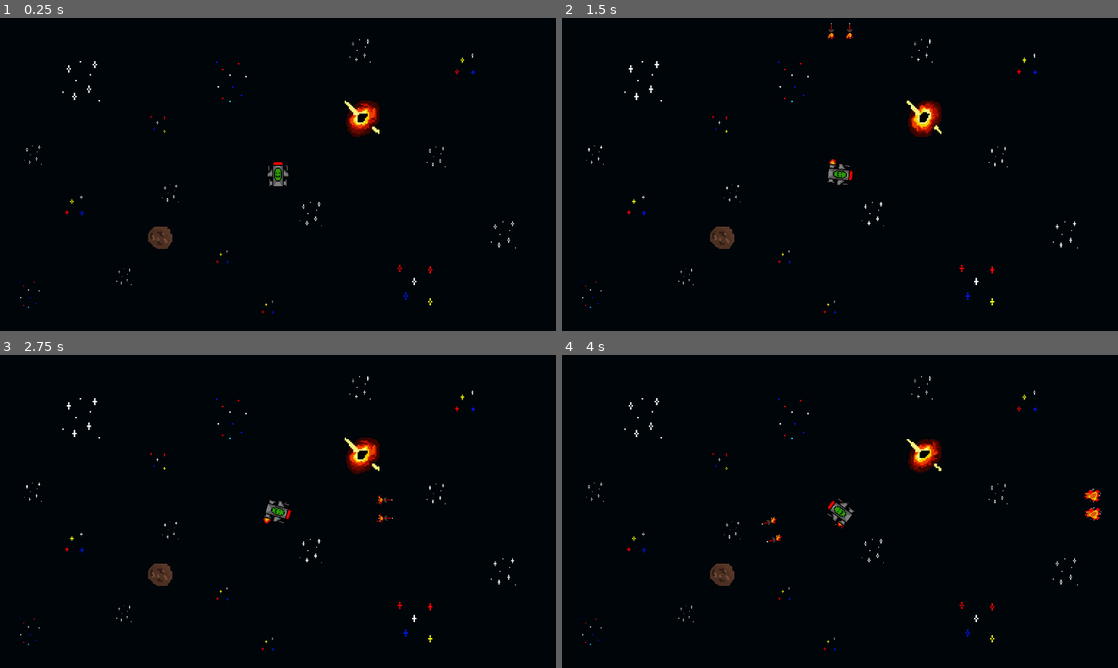
Above: before the commit, frames 1-4 (two rows, left to right).
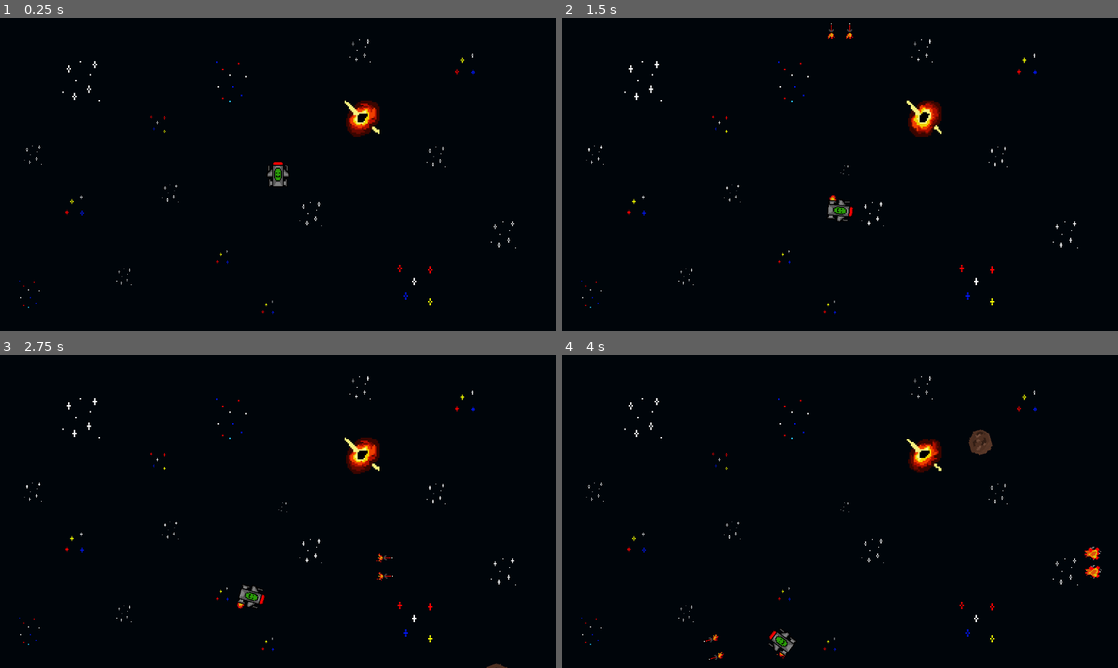
Above: after the commit, the same moments.

Repository: htoo-aung/Asteroids
Game: Godot game, scene res://scenes/main.tscn
The game is run twice, just before and just after one commit, with the same random seed, the same clock (stepped at 60 frames per second) and the same inputs.
Inputs:
- Up to frame 1 (0.25 s): no input
- Up to frame 2 (1.5 s): tap Enter at 0.5 s; hold D (rotate_right) 0.53-1.28 s; hold Space (shoot) 0.53-1.28 s; hold A (rotate_left) from 1.28 s (still down); tap Space (shoot) at 1.35 s
- Up to frame 3 (2.75 s): release A (rotate_left) at 2.03 s; hold D (rotate_right) from 2.03 s (still down); hold Space (shoot) from 2.03 s (still down)
- Up to frame 4 (4 s): release Space (shoot) at 2.78 s; tap Space (shoot) at 2.85 s; release D (rotate_right) at 3.53 s; hold A (rotate_left) from 3.53 s (still down); hold Space (shoot) from 3.53 s (still down)

The runs differ from the first frame. In frame 1, 0.3% of the frame differs, in the area x 26-31%, y 66-74%; in frame 2, 0.6%; in frame 3, 0.8%; in frame 4, 1.3%, in the area x 25-98%, y 23-98%.

Commit message:
created an asteroid spawner

Diff:
--- a/scenes/asteroid.tscn
+++ b/scenes/asteroid.tscn
@@ -61,6 +61,27 @@
 [sub_resource type="CircleShape2D" id="CircleShape2D_22h4a"]
 radius = 13.0
 
+[sub_resource type="GDScript" id="GDScript_vqyi8"]
+script/source = "extends Area2D
+
+
+# Called when the node enters the scene tree for the first time.
+func _ready() -> void:
+	pass # Replace with function body.
+
+
+# Called every frame. 'delta' is the elapsed time since the previous frame.
+func _process(delta: float) -> void:
+	pass
+
+
+func _on_body_entered(body: Node2D) -> void:
+	body.damage_taken()
+"
+
+[sub_resource type="CircleShape2D" id="CircleShape2D_0djh4"]
+radius = 33.0151
+
 [node name="Asteroid" type="RigidBody2D"]
 collision_layer = 2
 gravity_scale = 0.0
@@ -78,3 +99,11 @@
 shape = SubResource("CircleShape2D_22h4a")
 
 [node name="AudioStreamPlayer2D" type="AudioStreamPlayer2D" parent="."]
+
+[node name="Area2D" type="Area2D" parent="."]
+script = SubResource("GDScript_vqyi8")
+
+[node name="CollisionShape2D" type="CollisionShape2D" parent="Area2D"]
+shape = SubResource("CircleShape2D_0djh4")
+
+[connection signal="body_entered" from="." to="." method="_on_body_entered"]
--- a/scenes/main.tscn
+++ b/scenes/main.tscn
@@ -1,6 +1,7 @@
-[gd_scene load_steps=18 format=3 uid="uid://b3vg3a1qdxhdt"]
+[gd_scene load_steps=20 format=3 uid="uid://b3vg3a1qdxhdt"]
 
 [ext_resource type="PackedScene" uid="uid://b1fgppfdgww5t" path="res://scenes/level.tscn" id="1_gedsy"]
+[ext_resource type="Script" path="res://scripts/main.gd" id="1_w2mvy"]
 [ext_resource type="PackedScene" uid="uid://brukriyo3lckw" path="res://scenes/player.tscn" id="2_m5syh"]
 [ext_resource type="Texture2D" uid="uid://bievwn5fjcer6" path="res://assets/sprites/stars.png" id="3_psbwy"]
 [ext_resource type="PackedScene" uid="uid://bkkrxhpnkcpss" path="res://scenes/asteroid.tscn" id="4_24ike"]
@@ -113,16 +114,21 @@
 "speed": 5.0
 }]
 
+[sub_resource type="Curve2D" id="Curve2D_vo2vv"]
+_data = {
+"points": PackedVector2Array(0, 0, 0, 0, -612, -363, 0, 0, 0, 0, 615, -369, 0, 0, 0, 0, 624, 352, 0, 0, 0, 0, -618, 353, 0, 0, 0, 0, -612, -363)
+}
+point_count = 5
+
 [node name="Main" type="Node2D"]
-
-[node name="Level" parent="." instance=ExtResource("1_gedsy")]
+script = ExtResource("1_w2mvy")
+asteroid_scene = ExtResource("4_24ike")
 
 [node name="Player" parent="." instance=ExtResource("2_m5syh")]
 
 [node name="Camera2D" type="Camera2D" parent="."]
 
-[node name="Asteroid" parent="." instance=ExtResource("4_24ike")]
-position = Vector2(-245, 132)
+[node name="Level" parent="Camera2D" instance=ExtResource("1_gedsy")]
 
 [node name="Background" type="Node" parent="."]
 
@@ -266,3 +272,14 @@
 sprite_frames = SubResource("SpriteFrames_edv0w")
 autoplay = "default"
 frame_progress = 0.04591
+
+[node name="AsteroidTimer" type="Timer" parent="."]
+
+[node name="AsteroidPath" type="Path2D" parent="."]
+curve = SubResource("Curve2D_vo2vv")
+
+[node name="AsteroidSpawnLocation" type="PathFollow2D" parent="AsteroidPath"]
+position = Vector2(-612, -363)
+rotation = -0.00488994
+
+[connection signal="timeout" from="AsteroidTimer" to="." method="_on_mob_timer_timeout"]
--- a/scenes/player.tscn
+++ b/scenes/player.tscn
@@ -180,10 +180,10 @@
 [node name="AnimatedSprite2D" type="AnimatedSprite2D" parent="."]
 scale = Vector2(2, 2)
 sprite_frames = SubResource("SpriteFrames_wf0si")
-animation = &"idle"
-autoplay = "idle"
-
-[node name="CollisionShape2D" type="CollisionShape2D" parent="."]
+animation = &"warp"
+autoplay = "warp"
+
+[node name="PlayerCollision" type="CollisionShape2D" parent="."]
 scale = Vector2(2, 2)
 shape = SubResource("CapsuleShape2D_cdx77")
 
@@ -199,3 +199,5 @@
 
 [node name="ShootingSFX" type="AudioStreamPlayer2D" parent="."]
 stream = ExtResource("3_3fntx")
+
+[connection signal="body_entered" from="." to="." method="_on_body_entered"]
--- a/scripts/asteroid.gd
+++ b/scripts/asteroid.gd
@@ -2,6 +2,7 @@
 
 @onready var animatedSprite: AnimatedSprite2D = $AnimatedSprite2D
 
+const PLAYER = preload("res://scenes/player.tscn")
 # Called when the node enters the scene tree for the first time.
 func _ready() -> void:
 	pass # Replace with function body.
--- /dev/null
+++ b/scripts/main.gd
@@ -0,0 +1,33 @@
+extends Node2D
+
+@export var asteroid_scene: PackedScene
+
+# Called when the node enters the scene tree for the first time.
+func _ready() -> void:
+	$AsteroidTimer.start()
+
+
+# Called every frame. 'delta' is the elapsed time since the previous frame.
+func _process(delta: float) -> void:
+	pass
+
+
+func _on_mob_timer_timeout() -> void:
+	var new_asteroid = asteroid_scene.instantiate()
+
+	var asteroid_spawn_location = $AsteroidPath/AsteroidSpawnLocation
+	asteroid_spawn_location.progress_ratio = randf()
+
+	var direction = asteroid_spawn_location.rotation + PI / 2
+	new_asteroid.position = asteroid_spawn_location.position
+
+	#var force = 100.0
+	#new_asteroid.apply_central_impulse(Vector2.DOWN.rotated(rotation) * force)
+
+	direction += randf_range(-PI / 4, PI / 4)
+	new_asteroid.rotation = direction
+
+	var velocity = Vector2(randf_range(150.0, 250.0), 0.0)
+	new_asteroid.linear_velocity = velocity.rotated(direction)
+
+	add_child(new_asteroid)
--- a/scripts/missile.gd
+++ b/scripts/missile.gd
@@ -2,7 +2,6 @@
 
 @onready var explosion_sfx: AudioStreamPlayer2D = $ExplosionSFX
 @onready var animatedSprite: AnimatedSprite2D = $AnimatedSprite2D
-const ASTEROID = preload("res://scenes/asteroid.tscn")
 
 var distance_travelled = 0
 var is_exploding = false
--- a/scripts/player.gd
+++ b/scripts/player.gd
@@ -56,7 +56,7 @@
 	animatedSprite.play("shoot")
 	shooting_sfx.play()
 
-	#apply_central_impulse(Vector2.DOWN.rotated(rotation) * recoil_force)
+	apply_central_impulse(Vector2.DOWN.rotated(rotation) * recoil_force)
 
 func start_cooldown():
 	can_shoot = false
@@ -82,3 +82,12 @@
 func _on_warp_finished():
 	is_warp = false
 	animatedSprite.disconnect("animation_finished", _on_warp_finished)
+
+func damage_taken():
+	animatedSprite.play("death")
+
+
+
+func _on_body_entered(body: Node) -> void:
+	if body is RigidBody2D:
+		print("working")
Not shown: 1 places in scenes/asteroid.tscn that only renumber resources
